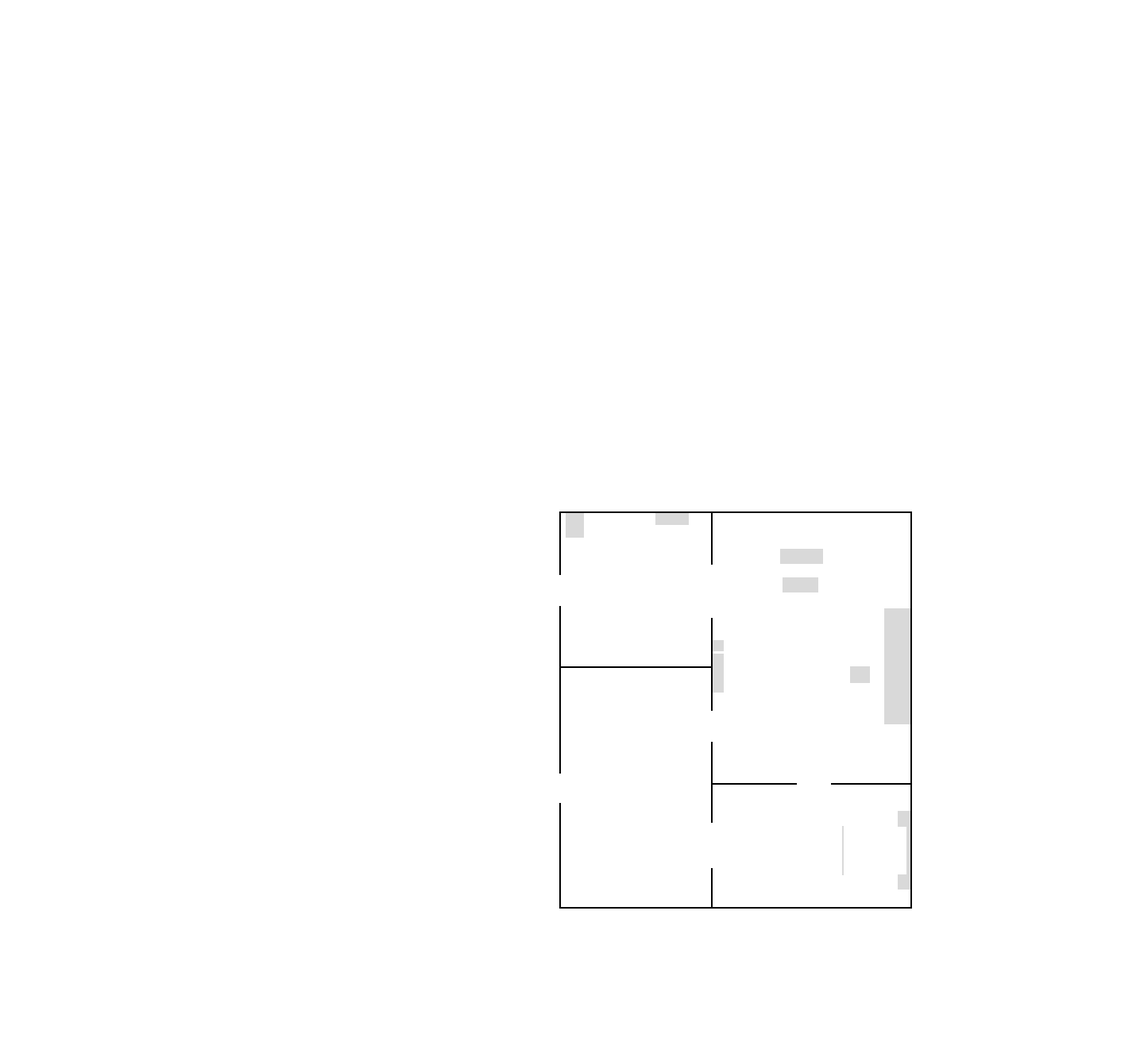
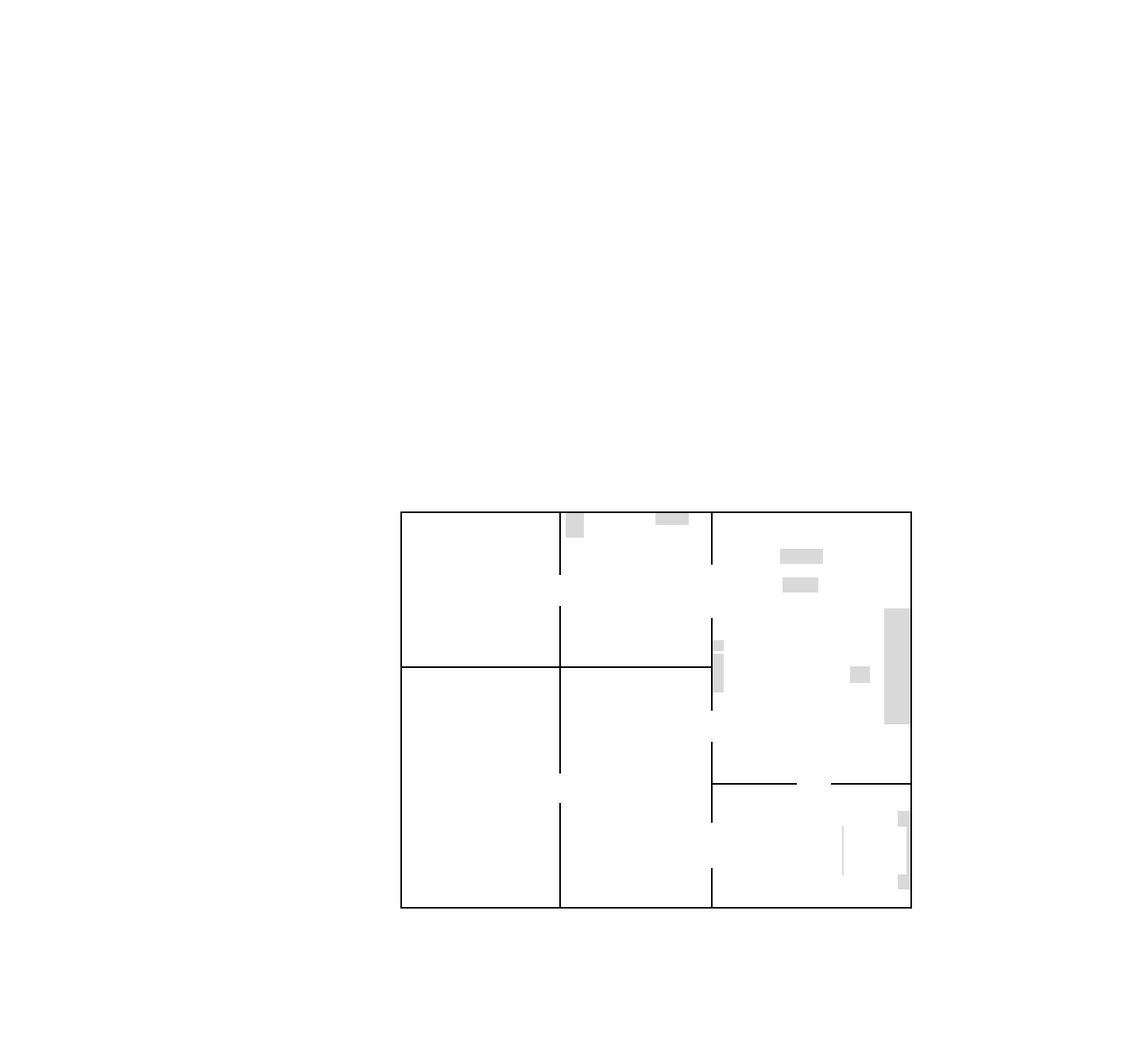
Layer changes from the first 1144×1042 image to the second:
added layer "manobstacles" above "heightmap.pgm" over [400, 511, 560, 909]
